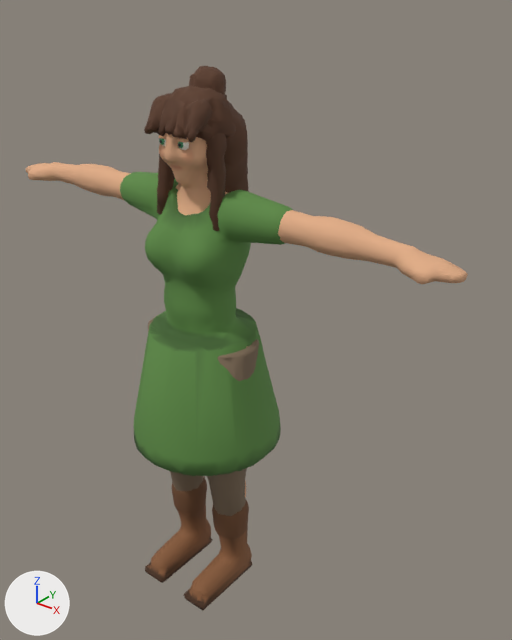
The glTF model assets/models/human_f.glb as it was, and as the next commit left it.
Before and after are seen from a camera (50 mm lens) standing at (1.382, -1.562, -4.457) and looking at (0.101, 0.039, -5.45). Lighting does not change. The marker at lower left points along +X, +Y and +Z. The first picture is the older version. Vertices at exactly the same position are counted once.

The first picture shows 'Body', 'Eyes', 'Hair_coque', 'Hair_curto', 'Hair_longo', 'Hair_rabo', 'Outfit'.
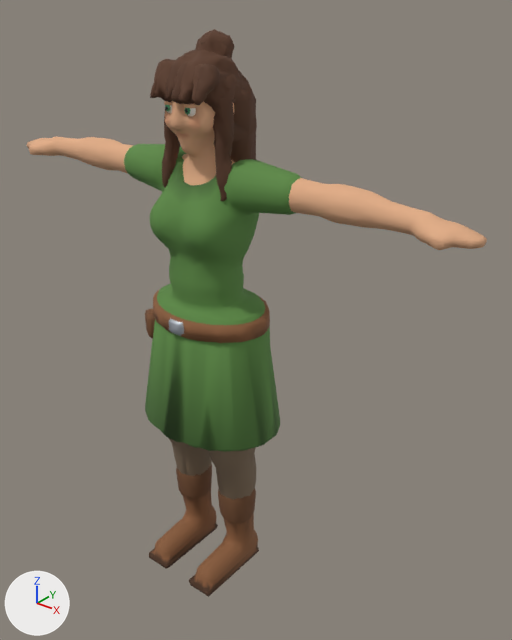
Patch to the scene script:
```diff
--- a/assets/models/human_f.glb.py
+++ b/assets/models/human_f.glb.py
@@ me_body @@
-me_body.from_pydata(...)  # 1971 vertices, 3598 faces; spans x -0.85..0.82, y -0.21..0.02, z -6.12..-4.76
+me_body.from_pydata(...)  # 1903 vertices, 3600 faces; spans x -0.81..0.85, y -0.21..0.01, z -5.45..-4.66
+# me_body part 1: 7 vertices moved within x -0.07..0.04, y -0.18..0.0, z -4.99..-4.79; 795 vertices removed from x -0.13..0.09, y -0.21..0.02, z -5.09..-4.76; 879 vertices added at x -0.09..0.12, y -0.21..0.01, z -5.0..-4.66
+# me_body part 2: 1 vertex moved within x -0.43, y -0.05, z -5.02; 406 vertices removed from x -0.85..-0.32, y -0.15..-0.01, z -5.12..-5.02; 453 vertices added at x -0.81..-0.28, y -0.15..-0.02, z -5.02..-4.93
+# me_body part 3: 2 vertices moved within x 0.44..0.5, y -0.09..-0.08, z -5.02; 404 vertices removed from x 0.28..0.82, y -0.15..-0.01, z -5.12..-5.02; 447 vertices added at x 0.31..0.85, y -0.15..-0.02, z -5.02..-4.93
+# other edits to the shape of me_body do not show in these pictures
 me_body.materials.append(mat_skin)
@@ me_outfit @@
-me_outfit.from_pydata(...)  # 1632 vertices, 3244 faces; spans x -0.351..0.322, y -0.331..0.168, z -6.446..-4.998
+me_outfit.from_pydata(...)  # 1628 vertices, 3236 faces; spans x -0.317..0.356, y -0.3..0.094, z -6.353..-4.904
+# me_outfit part 4: the loose piece of 758 vertices spanning x -0.351..0.322, y -0.331..0.168, z -5.861..-4.998 is rebuilt with 759 vertices and now spans x -0.317..0.356, y -0.285..0.094, z -5.768..-4.904
+# me_outfit part 5: the loose piece of 165 vertices spanning x -0.18..-0.049, y -0.295..0.003, z -6.446..-6.083 is rebuilt with 206 vertices and now spans x -0.146..-0.015, y -0.3..-0.001, z -6.353..-5.989
+# me_outfit part 6: the loose piece of 163 vertices spanning x 0.021..0.151, y -0.295..0.003, z -6.446..-6.083 is rebuilt with 207 vertices and now spans x 0.055..0.185, y -0.3..-0.001, z -6.352..-5.99
+# me_outfit part 7: a new loose piece of 207 vertices spanning x -0.197..0.221, y -0.248..0.064, z -5.505..-5.367
+# me_outfit part 8: a new loose piece of 125 vertices spanning x 0.042..0.199, y -0.193..-0.02, z -6.152..-5.691, in mat_cloth_b
+# me_outfit part 9: a new loose piece of 124 vertices spanning x -0.159..-0.002, y -0.19..-0.02, z -6.152..-5.691, in mat_cloth_b
+# me_outfit part 10: 386 vertices removed from x -0.218..0.187, y -0.195..0.04, z -6.245..-5.477
+# other edits to the shape of me_outfit do not show in these pictures
 me_outfit.materials.append(mat_cloth_a)
@@ me_eyes @@
-me_eyes.from_pydata(...)  # 268 vertices, 504 faces; spans x -0.0681..0.0391, y -0.1906..-0.153, z -4.8827..-4.845
+me_eyes.from_pydata(...)  # 268 vertices, 504 faces; spans x -0.0339..0.0733, y -0.195..-0.1575, z -4.7897..-4.7519
+# me_eyes part 11: the whole mesh is moved by (0.0342, -0.0044, 0.0931)
 me_eyes.materials.append(mat_eyewhite)
@@ me_hair_curto @@
-me_hair_curto.from_pydata(...)  # 546 vertices, 1097 faces; spans x -0.116..0.092, y -0.212..0.038, z -4.935..-4.727
+me_hair_curto.from_pydata(...)  # 550 vertices, 1098 faces; spans x -0.081..0.123, y -0.215..0.035, z -4.844..-4.631
+# me_hair_curto part 12: 546 vertices removed from x -0.116..0.092, y -0.212..0.038, z -4.935..-4.727; 550 vertices added at x -0.081..0.123, y -0.215..0.035, z -4.844..-4.631
 me_hair_curto.materials.append(mat_hair)
@@ me_hair_rabo @@
-me_hair_rabo.from_pydata(...)  # 579 vertices, 1146 faces; spans x -0.115..0.083, y -0.197..0.12, z -5.143..-4.738
+me_hair_rabo.from_pydata(...)  # 578 vertices, 1145 faces; spans x -0.079..0.117, y -0.195..0.116, z -5.052..-4.644
+# me_hair_rabo part 13: the loose piece of 548 vertices spanning x -0.115..0.083, y -0.182..0.12, z -5.143..-4.738 is rebuilt with 566 vertices and now spans x -0.079..0.117, y -0.195..0.116, z -5.052..-4.644
+# other edits to the shape of me_hair_rabo do not show in these pictures
 me_hair_rabo.materials.append(mat_hair)
@@ me_hair_longo @@
-me_hair_longo.from_pydata(...)  # 551 vertices, 1100 faces; spans x -0.143..0.113, y -0.212..0.103, z -5.238..-4.732
+me_hair_longo.from_pydata(...)  # 552 vertices, 1099 faces; spans x -0.109..0.151, y -0.216..0.097, z -5.142..-4.64
+# me_hair_longo part 14: 551 vertices removed from x -0.143..0.113, y -0.212..0.103, z -5.238..-4.732; 552 vertices added at x -0.109..0.151, y -0.216..0.097, z -5.142..-4.64
 me_hair_longo.materials.append(mat_hair)
@@ me_hair_coque @@
-me_hair_coque.from_pydata(...)  # 552 vertices, 1099 faces; spans x -0.108..0.083, y -0.194..0.034, z -4.932..-4.681
+me_hair_coque.from_pydata(...)  # 555 vertices, 1100 faces; spans x -0.08..0.115, y -0.197..0.029, z -4.841..-4.586
+# me_hair_coque part 15: 532 vertices removed from x -0.108..0.083, y -0.194..0.034, z -4.932..-4.681; 533 vertices added at x -0.08..0.115, y -0.197..0.029, z -4.841..-4.586
+# other edits to the shape of me_hair_coque do not show in these pictures
 me_hair_coque.materials.append(mat_hair)
```

Pixel boxes [x1, y1, x2, y2] of what changed, in the pictures (512 x 640 px; the box of a moved part takes in the faces that stretch with it):
'Outfit', reshaped: before [120, 172, 293, 611]; after [124, 144, 302, 597]
'Body', reshaped: before [26, 133, 468, 498]; after [27, 101, 487, 250]
'Hair_longo', reshaped: before [147, 95, 249, 231]; after [154, 61, 257, 201]
'Hair_curto', reshaped: before [144, 85, 236, 142]; after [150, 49, 243, 109]
'Hair_coque', reshaped: before [157, 66, 226, 137]; after [163, 29, 235, 101]
'Eyes', moved: before [159, 135, 189, 150]; after [164, 101, 196, 116]
'Hair_rabo', reshaped (mostly hidden): before [172, 100, 248, 174]; after [168, 84, 239, 103]
part 1 of me_body, moved or reshaped: before [159, 133, 228, 215]; after [165, 101, 235, 185]
part 2 of me_body, moved or reshaped: before [26, 162, 131, 200]; after [27, 137, 133, 173]
part 3 of me_body, moved or reshaped: before [278, 210, 468, 284]; after [289, 178, 487, 250]
part 4 of me_outfit, rebuilt: before [120, 172, 293, 476]; after [124, 144, 302, 452]
part 5 of me_outfit, rebuilt: before [145, 476, 213, 583]; after [149, 464, 218, 569]
part 6 of me_outfit, rebuilt: before [184, 499, 252, 611]; after [189, 489, 259, 597]
part 7 of me_outfit, added (brown): after [145, 290, 270, 343]
part 8 of me_outfit, added (brown): after [208, 447, 256, 500]
part 9 of me_outfit, added (brown): after [169, 438, 212, 476]
part 10 of me_outfit, deleted: before [148, 315, 259, 516]
part 13 of me_hair_rabo, rebuilt (mostly hidden): before [227, 100, 248, 174]; after [168, 84, 239, 103]
part 15 of me_hair_coque, moved or reshaped: before [157, 66, 226, 136]; after [163, 29, 235, 101]
